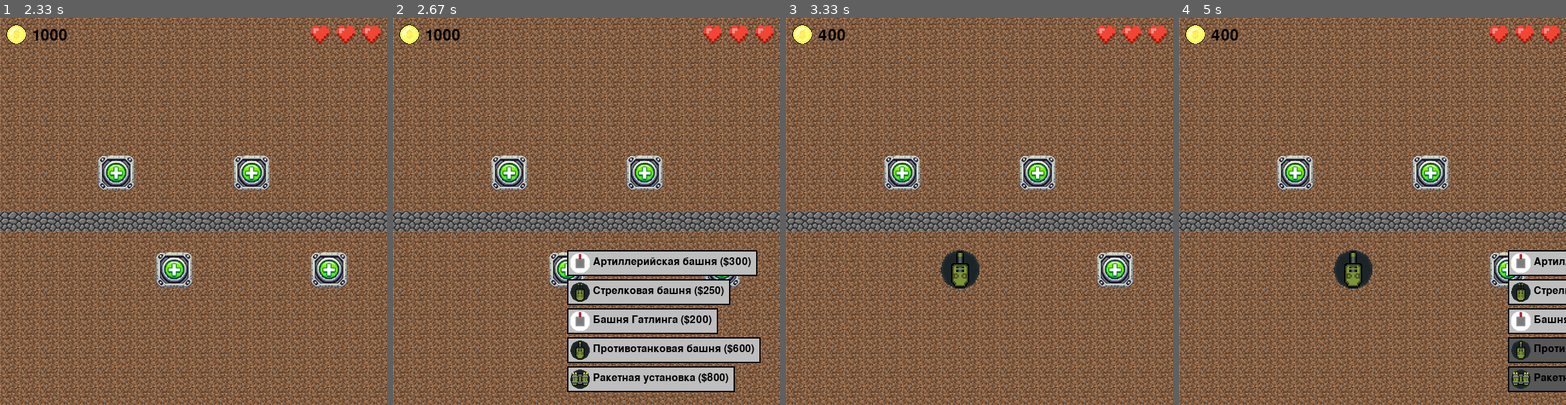
Above: before the commit, frames 1-4 (left to right).
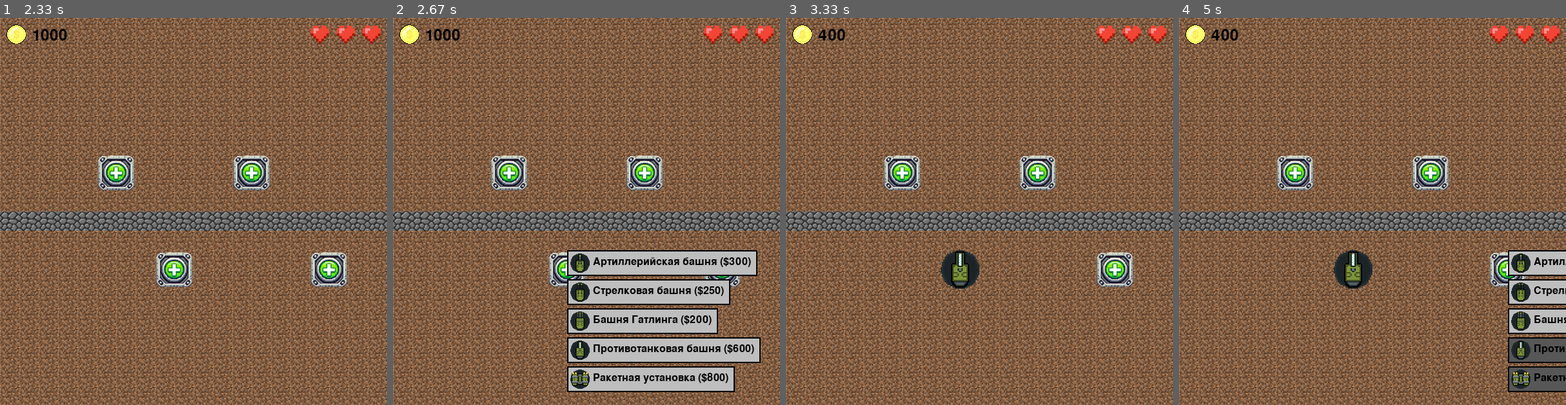
Above: after the commit, the same moments.

Repository: cerXXXX/pygame-project
Game: pygame game, started from main.py
Two runs of this game, one before a commit and one after it. Both use one fixed random seed, a clock stepped at 60 frames per second and the inputs below.
Inputs (mouse positions are in pixels of both pictures, inside the frame that each line leads up to):
- Up to frame 1 (2.33 s): click "Продолжить игру" at 0.38 s; click (193, 234) at 0.72 s
- Up to frame 2 (2.67 s): click (586, 257) at 2.55 s
- Up to frame 3 (3.33 s): click (1126, 358) at 2.88 s
- Up to frame 4 (5 s): click (1507, 288) at 4.72 s

Frame 1 is identical in both runs. In frame 2, 0.5% of the frame differs, in the area x 45-51%, y 60-88%; in frame 3, 0.2%; in frame 4, 0.7%, in the area x 43-91%, y 60-88%.

Commit message:
еще 1 башня

Diff:
--- a/bullet.py
+++ b/bullet.py
@@ -8,7 +8,6 @@
         self.target = target
         self.damage = damage
         self.speed = speed
-        self.start_pos = start_pos
         self.armor_piercing = armor_piercing
 
         if quantity == 1:
@@ -16,8 +15,13 @@
             pygame.draw.rect(self.original_image, (255, 0, 0), (0, 0, 6, 4))  # Одна пуля
         elif quantity == 2:
             self.original_image = pygame.Surface((6, 12), pygame.SRCALPHA)  # Прозрачный фон
-            pygame.draw.rect(self.original_image, (255, 0, 0), (1, 0, 4, 4))  # Верхняя пуля
-            pygame.draw.rect(self.original_image, (255, 0, 0), (1, 8, 4, 4))  # Нижняя пуля
+            pygame.draw.rect(self.original_image, (1, 0, 4, 4), (255, 0, 0))  # Верхняя пуля
+            pygame.draw.rect(self.original_image, (1, 8, 4, 4), (255, 0, 0))  # Нижняя пуля
+        elif quantity == 3:
+            self.original_image = pygame.Surface((4, 15), pygame.SRCALPHA)  # Прозрачный фон
+            pygame.draw.rect(self.original_image, (255, 0, 0), (1, 0, 4, 4))   # Верхняя пуля
+            pygame.draw.rect(self.original_image, (255, 0, 0), (1, 6, 4, 4))   # Средняя пуля (сдвиг на 3 пикселя)
+            pygame.draw.rect(self.original_image, (255, 0, 0), (1, 12, 4, 4))  # Нижняя пуля
 
         self.image = self.original_image
         self.rect = self.image.get_rect(center=start_pos)
@@ -46,6 +50,7 @@
             self.rect.center = self.target.rect.center  # Попадание в цель
             self.target.take_damage(self.damage, self.armor_piercing)  # Наносим урон
             self.kill()  # Уничтожить пулю
+
 
 
 class BigBullet(Bullet):
--- a/data.py
+++ b/data.py
@@ -4,7 +4,7 @@
 towers_data = [
     {
         'name': 'Артиллерийская башня',
-        'icon': 'assets/tower1.png',
+        'icon': 'assets/tower3.png',
         'rate_of_fire': 2.0,  # Чуть медленнее стреляет
         'damage': 11,  # Снижен урон
         'visibility_zone': 220,
@@ -24,7 +24,7 @@
     },
     {
         'name': 'Башня Гатлинга',
-        'icon': 'assets/tower1.png',
+        'icon': 'assets/tower10.png',
         'rate_of_fire': 35,  # Чуть снизили скорострельность
         'damage': 0.85,  # Еще меньше урона
         'visibility_zone': 450,
@@ -34,7 +34,7 @@
     },
     {
         'name': 'Противотанковая башня',
-        'icon': 'assets/tower3.png',
+        'icon': 'assets/tower9.png',
         'rate_of_fire': 0.7,  # Стала еще медленнее
         'damage': 20,  # Чуть меньше урон
         'visibility_zone': 200,
--- a/tower.py
+++ b/tower.py
@@ -73,7 +73,7 @@
         screen.blit(self.image, self.rect)
 
     def shoot(self):
-        quantity = 1 if self.rate_of_fire <= 2 else 2
+        quantity = 1 if self.rate_of_fire <= 2 else 2 if self.rate_of_fire <= 4 else 3
         if self.kill_zone:
             bullet = BigBullet(self.rect.center, self.target, self.damage, armor_piercing=self.armor_piercing,
                                board=self.board, kill_radius=self.kill_zone)
Binary file added: assets/tower10.png
Binary file added: assets/tower9.png
Not shown, added: assets/tower10.kra
Not shown, added: assets/tower9.kra
